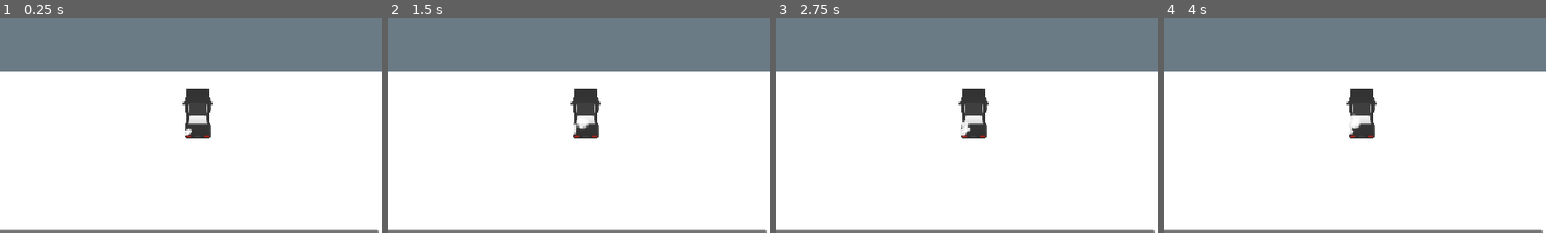
Above: before the commit, frames 1-4 (left to right).
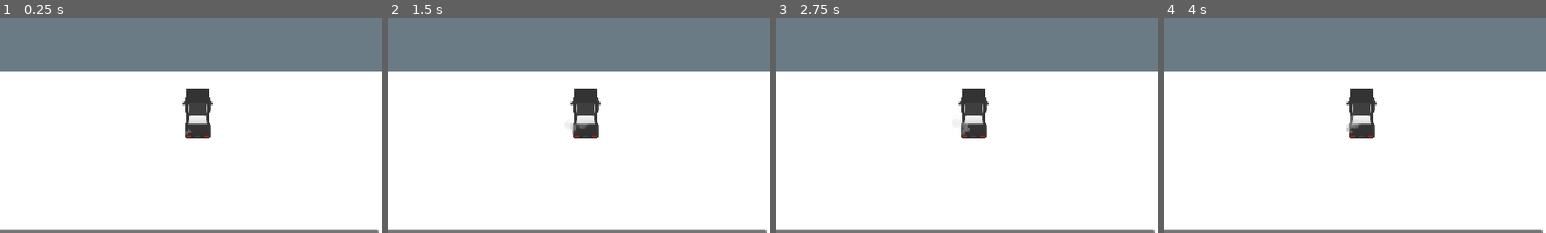
Above: after the commit, the same moments.

Repository: DBorgKiwami/game-jam-2
Game: Godot game, scene res://levels/testlevel.tscn
The game is run twice, just before and just after one commit, with the same random seed, the same clock (stepped at 60 frames per second) and the same inputs. The engine's default icon, where the game draws it, is replaced by a stand-in: a white triangle on a blue panel in a dark square.
Inputs (mouse positions are % of the whole screen's width and height, from its top left):
- Up to frame 1 (0.25 s): no input
- Up to frame 2 (1.5 s): click (10, 88) at 0.5 s; click (22, 88) at 1.25 s
- Up to frame 3 (2.75 s): click (33, 88) at 2 s
- Up to frame 4 (4 s): click (45, 88) at 2.75 s; click (56, 88) at 3.5 s
The pictures show only the part of the screen within x 24-74%, y 28-78%; the shares and areas given below are measured in that part.

The runs differ from the first frame. In frame 1, less than 0.1% of the frame differs, in the area x 48-51%, y 51-55%; in frame 2, 0.2%; in frame 3, 0.1%; in frame 4, 0.2%, in the area x 47-52%, y 44-55%.

Commit message:
Tweaked Settings

Diff:
--- a/player/player.gd
+++ b/player/player.gd
@@ -18,6 +18,7 @@
 @export var turnNeutral : float = 0.15
 
 @export var sprite : Sprite2D
+@export var particleEffectPivotPoint : Node2D
 
 var forwardSpeed : float = 0
 var turningSpeed : float = 0
@@ -29,6 +30,7 @@
 func rotating(delta: float):
 	direction = direction.rotated(turningSpeed * delta)
 	sprite.rotate(turningSpeed * delta)
+	particleEffectPivotPoint.rotate(turningSpeed * delta)
 
 func _physics_process(delta: float) -> void:#
 	# Check if player is breaking
--- a/player/playercar.tscn
+++ b/player/playercar.tscn
@@ -6,8 +6,14 @@
 
 [sub_resource type="CircleShape2D" id="CircleShape2D_g4v7s"]
 
+[sub_resource type="Gradient" id="Gradient_outkj"]
+colors = PackedColorArray(0.42595553, 0.42595556, 0.42595538, 0.7921569, 1, 1, 1, 0.1764706)
+
+[sub_resource type="GradientTexture1D" id="GradientTexture1D_outkj"]
+gradient = SubResource("Gradient_outkj")
+
 [sub_resource type="Curve" id="Curve_axjsj"]
-_data = [Vector2(0, 0.43750006), 0.0, 0.0, 0, 0, Vector2(0.6774193, 0.6607144), 1.1669881, 1.1669881, 0, 0, Vector2(1, 1), 0.0, 0.0, 0, 0]
+_data = [Vector2(0, 0.2678572), 0.0, 0.0, 0, 0, Vector2(0.6774193, 0.6607144), 1.1669881, 1.1669881, 0, 0, Vector2(1, 1), 0.0, 0.0, 0, 0]
 point_count = 3
 
 [sub_resource type="CurveTexture" id="CurveTexture_outkj"]
@@ -18,11 +24,14 @@
 direction = Vector3(0, -39.775, 0)
 initial_velocity_min = 47.21
 initial_velocity_max = 47.21
+angular_velocity_min = -18.540016
+angular_velocity_max = 18.539984
 scale_min = 0.099999994
 scale_max = 0.099999994
 scale_curve = SubResource("CurveTexture_outkj")
+color_ramp = SubResource("GradientTexture1D_outkj")
 
-[node name="Car" type="CharacterBody2D" unique_id=2090852087 node_paths=PackedStringArray("sprite")]
+[node name="Car" type="CharacterBody2D" unique_id=2090852087 node_paths=PackedStringArray("sprite", "particleEffectPivotPoint")]
 script = ExtResource("1_wwgfg")
 maxSpeed = 500.0
 maxBrakingSpeed = 300.0
@@ -33,6 +42,7 @@
 turnAccel = 2.0
 breakingTurnAccel = 4.0
 sprite = NodePath("Sprite2D")
+particleEffectPivotPoint = NodePath("Particle Effects")
 
 [node name="Sprite2D" type="Sprite2D" parent="." unique_id=1593473271]
 z_index = 2
@@ -44,16 +54,16 @@
 [node name="Camera2D" type="Camera2D" parent="." unique_id=1415005060]
 zoom = Vector2(0.5, 0.5)
 
-[node name="Node2D" type="Node2D" parent="." unique_id=306167694]
+[node name="Particle Effects" type="Node2D" parent="." unique_id=306167694]
 
-[node name="Back Left Tire" type="Node2D" parent="Node2D" unique_id=380681674]
+[node name="Back Left Tire" type="Node2D" parent="Particle Effects" unique_id=380681674]
 position = Vector2(-33, 60)
 
-[node name="Back Left Tire" type="GPUParticles2D" parent="Node2D/Back Left Tire" unique_id=1329336729]
+[node name="Exhaust Pipe" type="GPUParticles2D" parent="Particle Effects/Back Left Tire" unique_id=1329336729]
 z_index = 3
 amount = 6
 texture = ExtResource("3_outkj")
 process_material = SubResource("ParticleProcessMaterial_wwgfg")
 
-[node name="Back Right Tire" type="GPUParticles2D" parent="Node2D" unique_id=1837637516]
+[node name="Back Right Tire" type="Node2D" parent="Particle Effects" unique_id=643377992]
 position = Vector2(33, 60)
